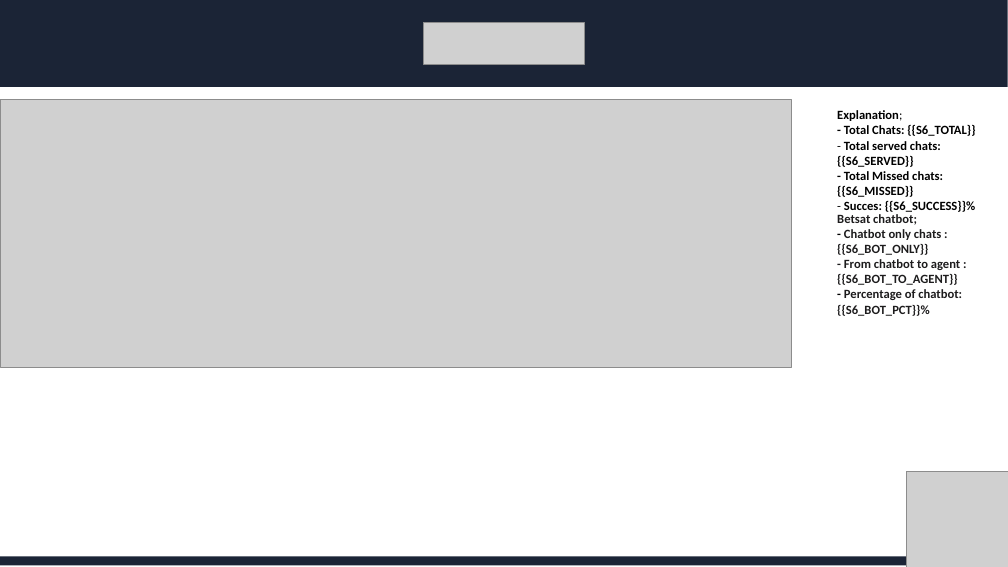
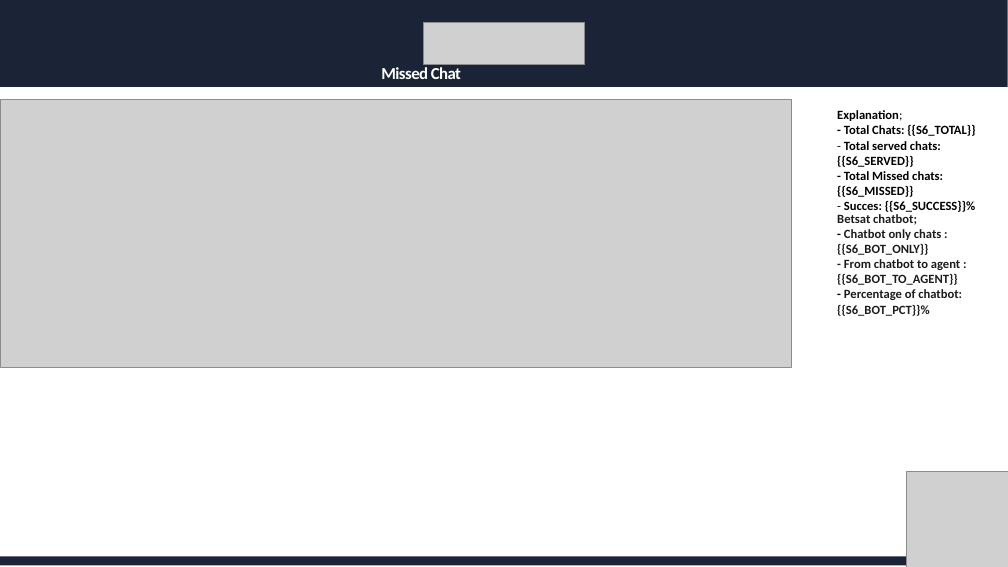
Before and after one commit to erhanbs70/poligon-chat-analyzer, a slide deck: slide 6 of pptx-report/template.pptx. Drawn at 1008x567 pixels with LibreOffice and Linux fonts; fonts in the diff are those of the drawing; grey boxes stand for pictures. Boxes give left, top, right and bottom in pixels: in the first picture for what was removed or moved away, otherwise in the second. Text is boxed around its words. In the diff, an @@ line names an element or a change of style, - is before the commit and + after.

```diff
--- a/pptx-report/template.pptx
+++ b/pptx-report/template.pptx
@@ title "Missed Chat": place and size @@
-title "Missed Chat" at [381, 99, 461, 100]
+title "Missed Chat" at [381, 67, 461, 79]
@@ title "Missed Chat" at [381, 67, 461, 79]: text colour #404040 to #FFFFFF @@
```
Also in this commit, not shown: 3 other slides changed, 1 other file.
